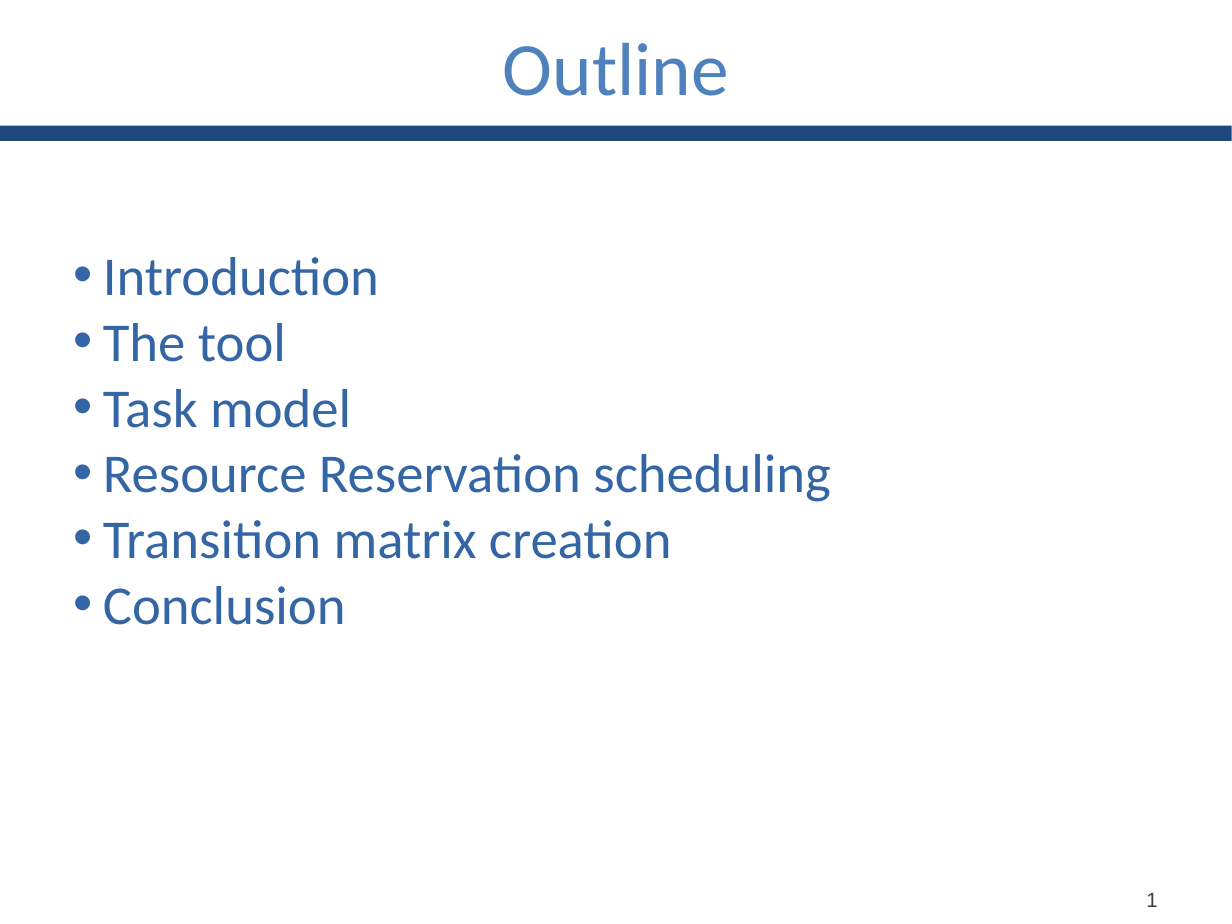
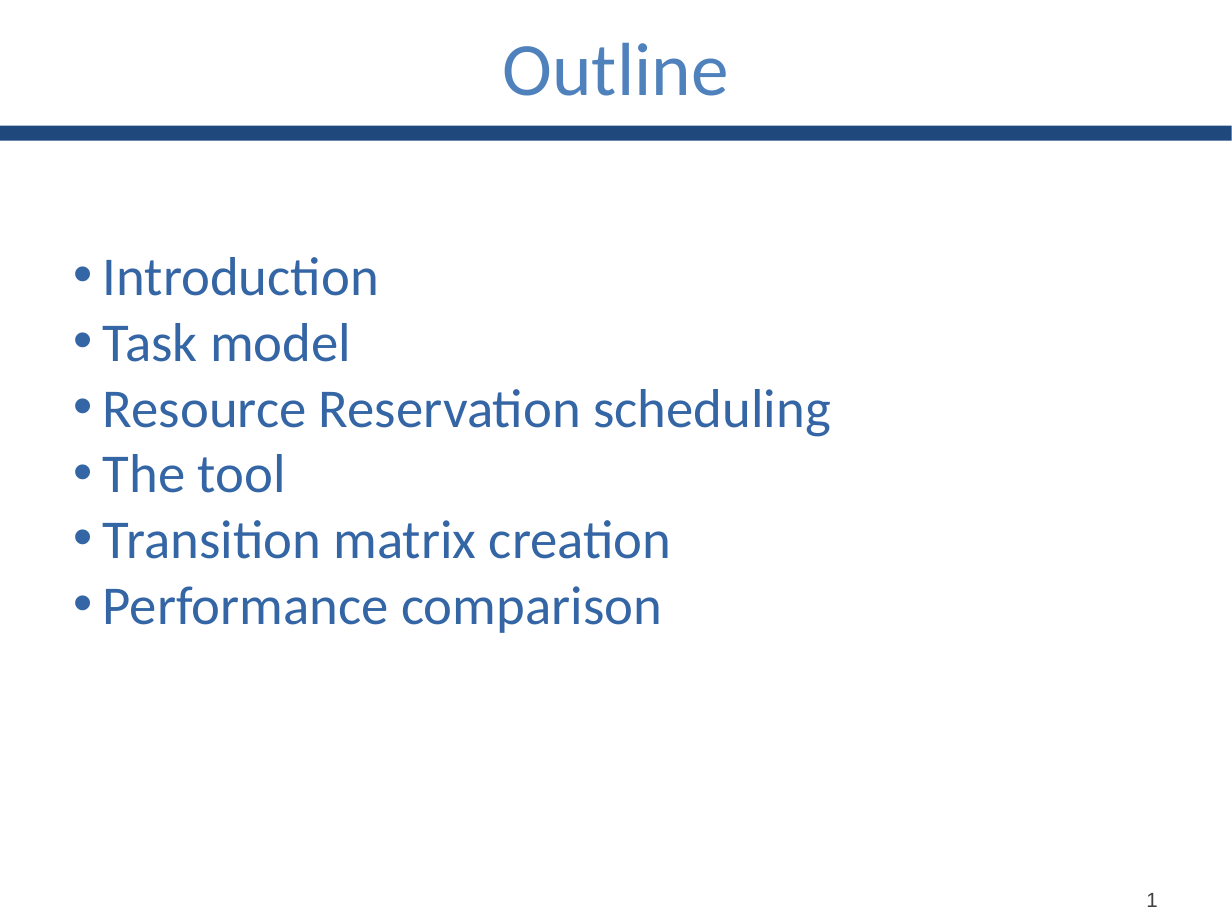
Before and after one commit to GianlucaBortoli/bachelorThesis, a slide deck: slide 2 of slides/slides.pptx. Drawn at 1232x924 pixels with LibreOffice and Linux fonts; fonts in the diff are those of the drawing. Boxes give left, top, right and bottom in pixels: in the first picture for what was removed or moved away, otherwise in the second. Text is boxed around its words. In the diff, an @@ line names an element or a change of style, - is before the commit and + after.

Commit message:
added c++ slide

```diff
--- a/slides/slides.pptx
+++ b/slides/slides.pptx
@@ text at [103,323,286,362]: paragraph removed @@
-• The tool
@@ text at [103,454,286,493]: paragraph added @@
+• The tool
@@ text at [103,586,662,633]: text changed @@
-• Conclusion
+• Performance comparison
```
Also in this commit, not shown: 1 other slide changed, 1 slide added.
